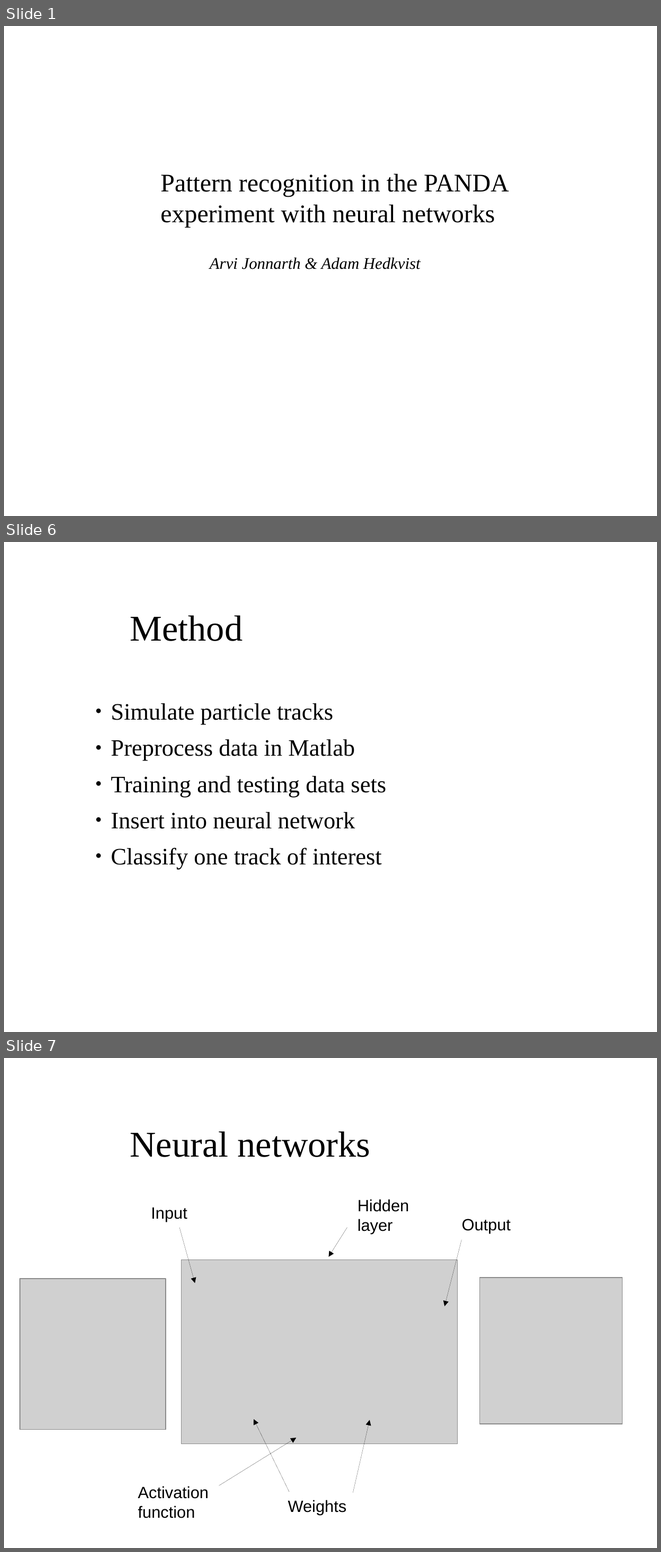
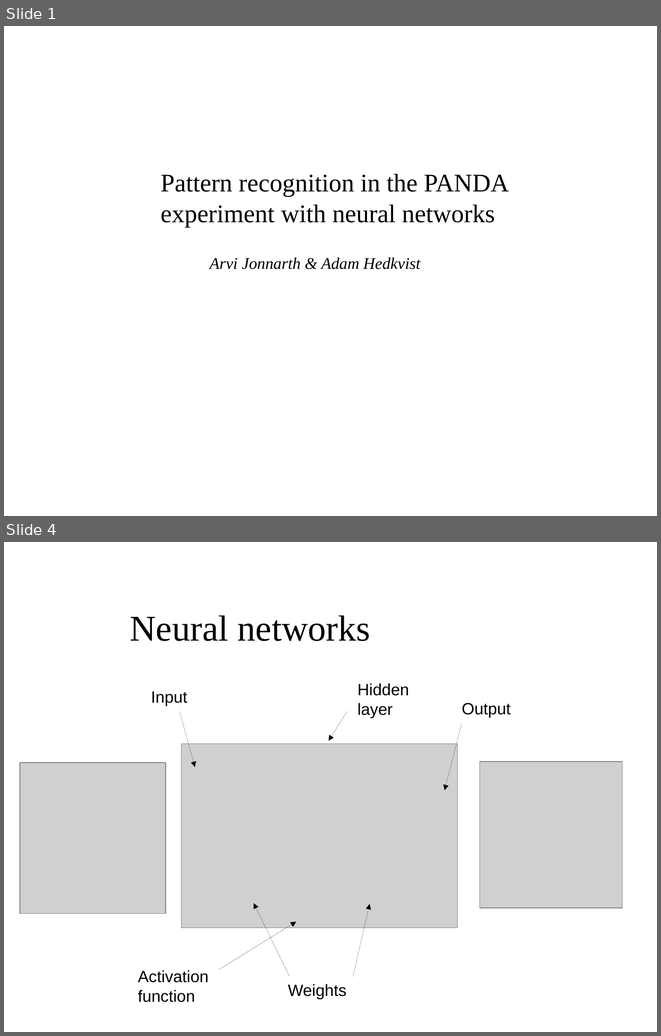
Before and after one commit to aaaaarvi/Projektarbete17, a slide deck: presentation/presentation.odp. Shown one above the other, each under a label of ours: slides 1, 6 and 7 before the commit, slides 1 and 4 after it; the slides between them are not shown. The pictures are 661x1552 and 661x1036 pixels, drawn with LibreOffice and Linux fonts; fonts in the diff are those of the drawing; grey boxes stand for pictures; background and template pictures are left out. Boxes give left, top, right and bottom in pixels: in the first picture for what was removed or moved away, otherwise in the second. Text is boxed around its words. In the diff, an @@ line names an element or a change of style, - is before the commit and + after.

```diff
--- a/presentation/presentation.odp
+++ b/presentation/presentation.odp
@@ slide 6 removed at [4,542,657,1032], background picture (left out) @@
@@ title removed at [130,615,243,641] @@
-Method
@@ text removed at [111,703,386,869] @@
-● Simulate particle tracks
-● Preprocess data in Matlab
-● Training and testing data sets
-● Insert into neural network
-● Classify one track of interest
@@ what was slide 7 is now slide 4 @@
```
Also in this commit, not shown: 12 slides added, 7 other slides removed, 6 other files.
